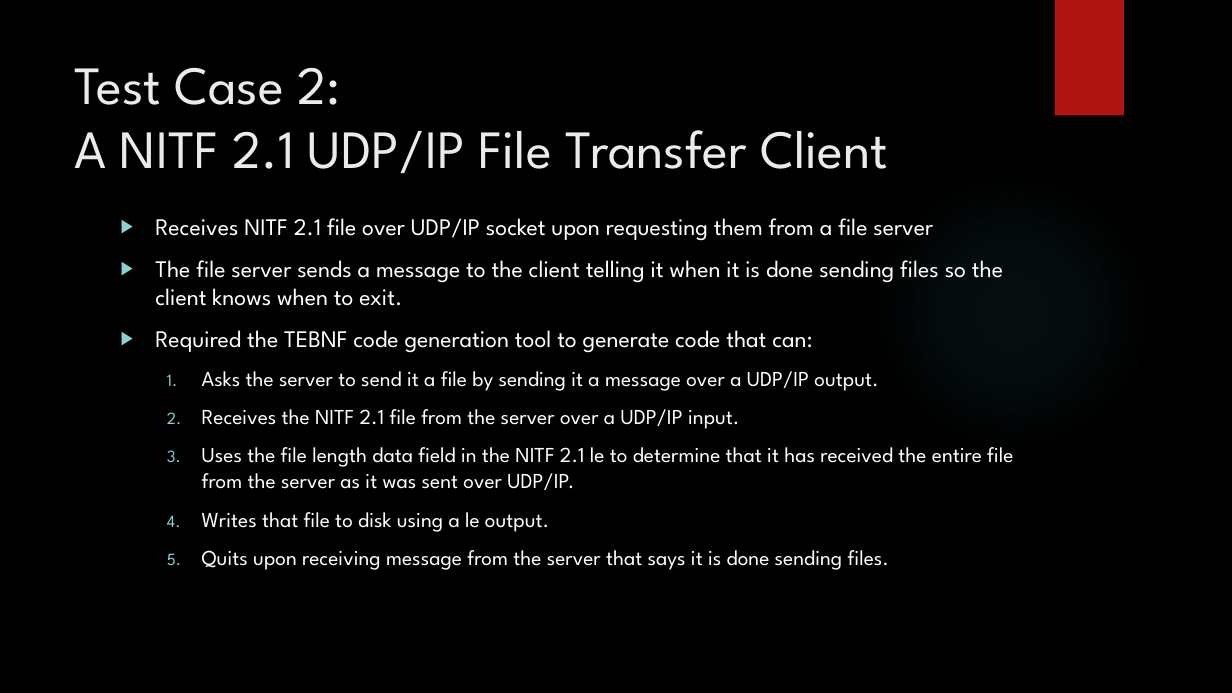
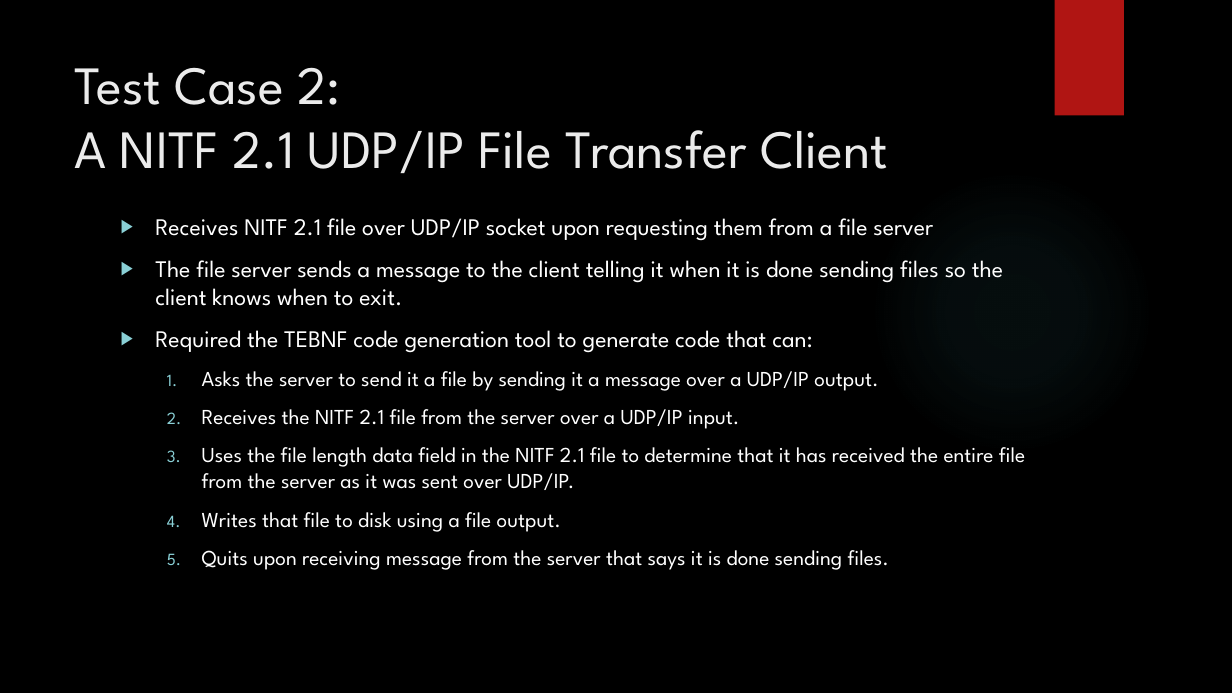
Before and after one commit to JasonGYoung/ProjectReport, a slide deck: slide 47 of DefensePresentation.pptx. Drawn at 1232x693 pixels with LibreOffice and Linux fonts; fonts in the diff are those of the drawing; background and template pictures are left out. Boxes give left, top, right and bottom in pixels: in the first picture for what was removed or moved away, otherwise in the second. Text is boxed around its words. In the diff, an @@ line names an element or a change of style, - is before the commit and + after.

```diff
--- a/DefensePresentation.pptx
+++ b/DefensePresentation.pptx
@@ text at (202,447,1025,532): text changed @@
-  3. Uses the file length data field in the NITF 2.1 le to determine that it has received the entire file from the server as it was sent over UDP/IP.
-  4. Writes that file to disk using a le output.
+  3. Uses the file length data field in the NITF 2.1 file to determine that it has received the entire file from the server as it was sent over UDP/IP.
+  4. Writes that file to disk using a file output.
```
Also in this commit, not shown: 12 other slides changed, 2 slides added, 2 slides removed.
